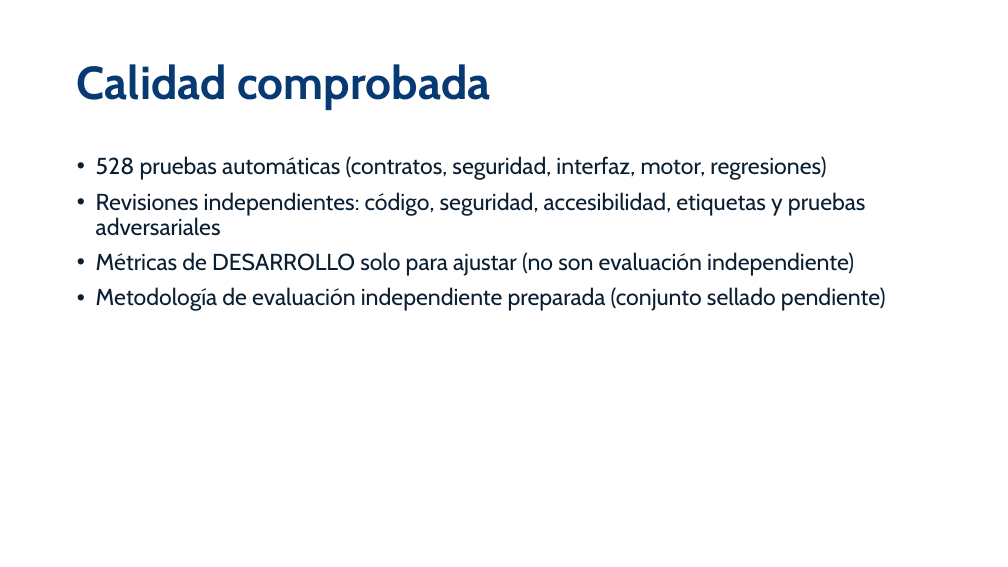
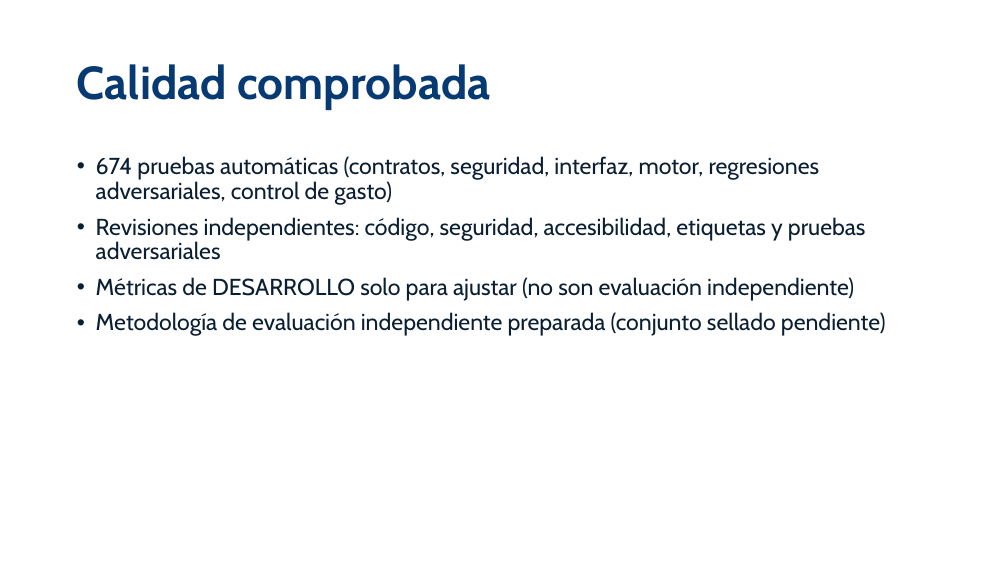
Before and after one commit to diegoalmajano/hackaton-finance-antifraude, a slide deck: slide 10 of docs/entrega/Presentacion_Asistente_Antifraude.pptx. Drawn at 1008x567 pixels with LibreOffice and Linux fonts; fonts in the diff are those of the drawing. Boxes give left, top, right and bottom in pixels: in the first picture for what was removed or moved away, otherwise in the second. Text is boxed around its words. In the diff, an @@ line names an element or a change of style, - is before the commit and + after.

```diff
--- a/docs/entrega/Presentacion_Asistente_Antifraude.pptx
+++ b/docs/entrega/Presentacion_Asistente_Antifraude.pptx
@@ text at (96,156,820,205): text changed @@
-• 528 pruebas automáticas (contratos, seguridad, interfaz, motor, regresiones)
+• 674 pruebas automáticas (contratos, seguridad, interfaz, motor, regresiones adversariales, control de gasto)
```
Also in this commit, not shown: 2 other slides changed, 15 other files.
